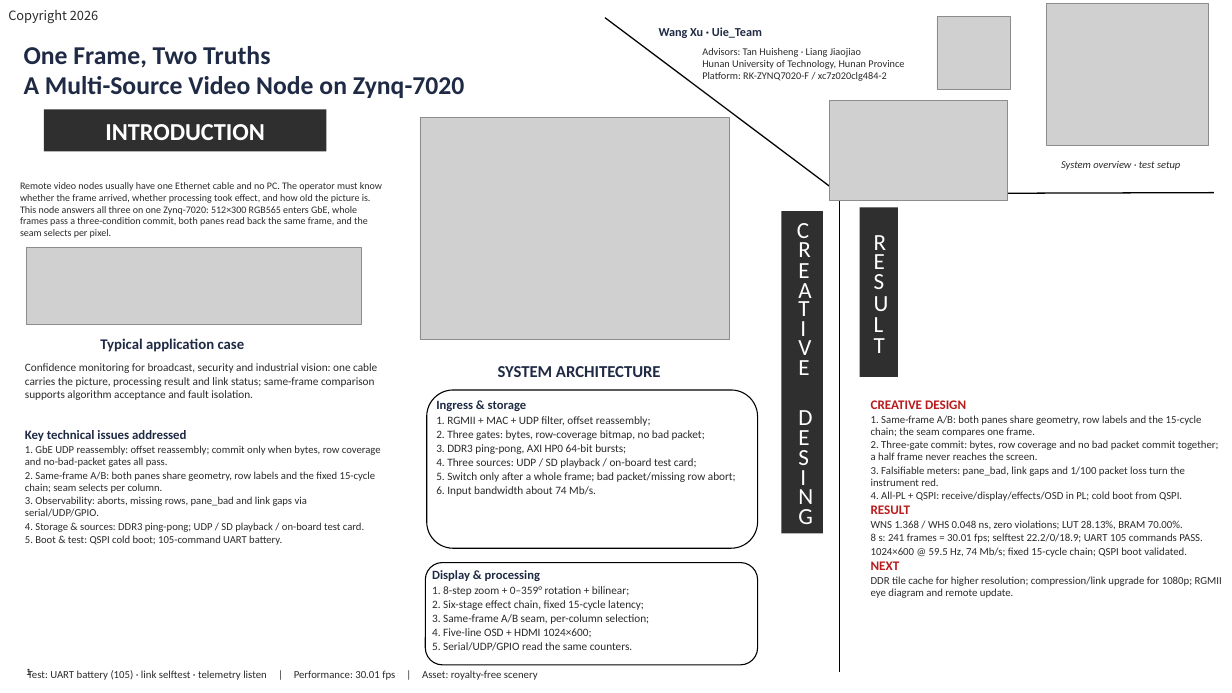
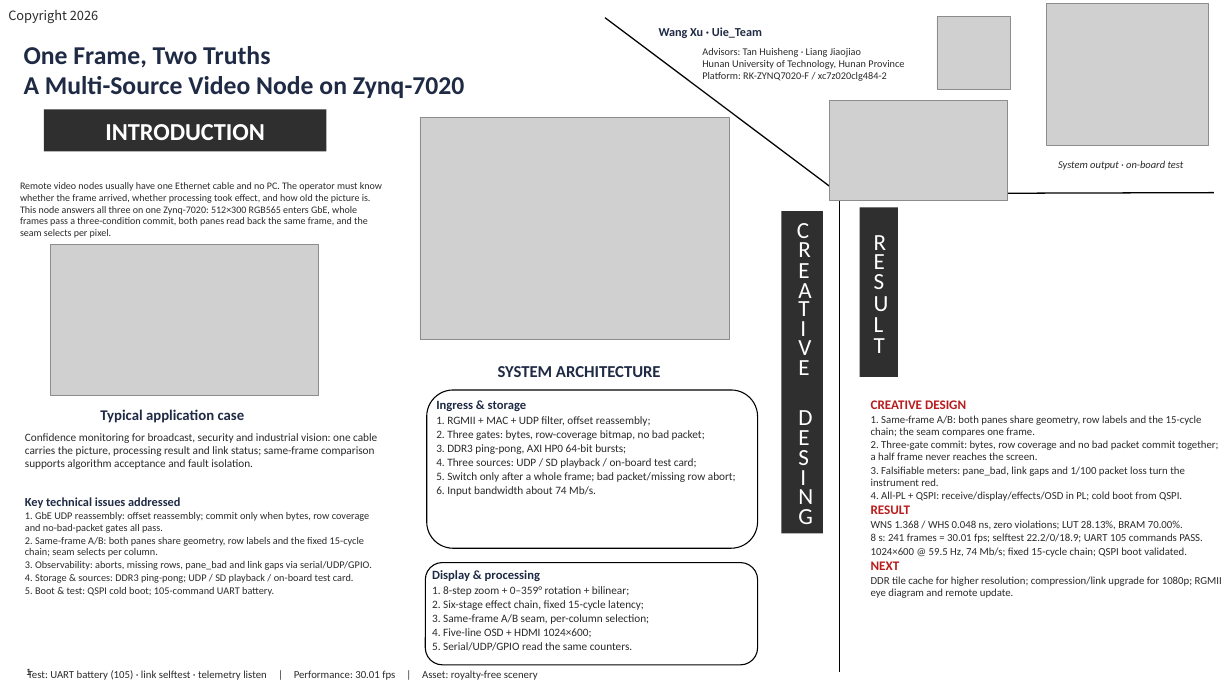
Before and after one commit to Uie-v-uiE/Video_Processing, a slide deck: slide 1 of posters/poster_en_editable.pptx. Drawn at 1232x693 pixels with LibreOffice and Linux fonts; fonts in the diff are those of the drawing; grey boxes stand for pictures; background and template pictures are left out. Boxes give left, top, right and bottom in pixels: in the first picture for what was removed or moved away, otherwise in the second. Text is boxed around its words. In the diff, an @@ line names an element or a change of style, - is before the commit and + after.

```diff
--- a/posters/poster_en_editable.pptx
+++ b/posters/poster_en_editable.pptx
@@ text at bbox=[1058, 160, 1184, 170]: text changed @@
-System overview · test setup
+System output · on-board test
@@ picture: place and size @@
-picture at bbox=[26, 248, 361, 324]
+picture at bbox=[51, 245, 319, 396]
@@ text "Typical application case": place and size @@
-text "Typical application case" at bbox=[100, 338, 245, 352]
+text "Typical application case" at bbox=[100, 409, 245, 423]
@@ text "Confidence monitoring for broadcast, security ...": place and size @@
-text "Confidence monitoring for broadcast, security ..." at bbox=[25, 363, 377, 400]
+text "Confidence monitoring for broadcast, security ..." at bbox=[25, 433, 377, 469]
@@ text "Key technical issues addressed": place and size @@
-text "Key technical issues addressed" at bbox=[25, 430, 381, 545]
+text "Key technical issues addressed" at bbox=[25, 497, 372, 596]
@@ text "Key technical issues addressed" at bbox=[25, 497, 372, 596]: size 10 to 9.6 pt in "Key technical issues addressed"; size 8.3 to 8 pt; line spacing 0.95 to 0.94 @@
```
Also in this commit, not shown: 18 other files.
